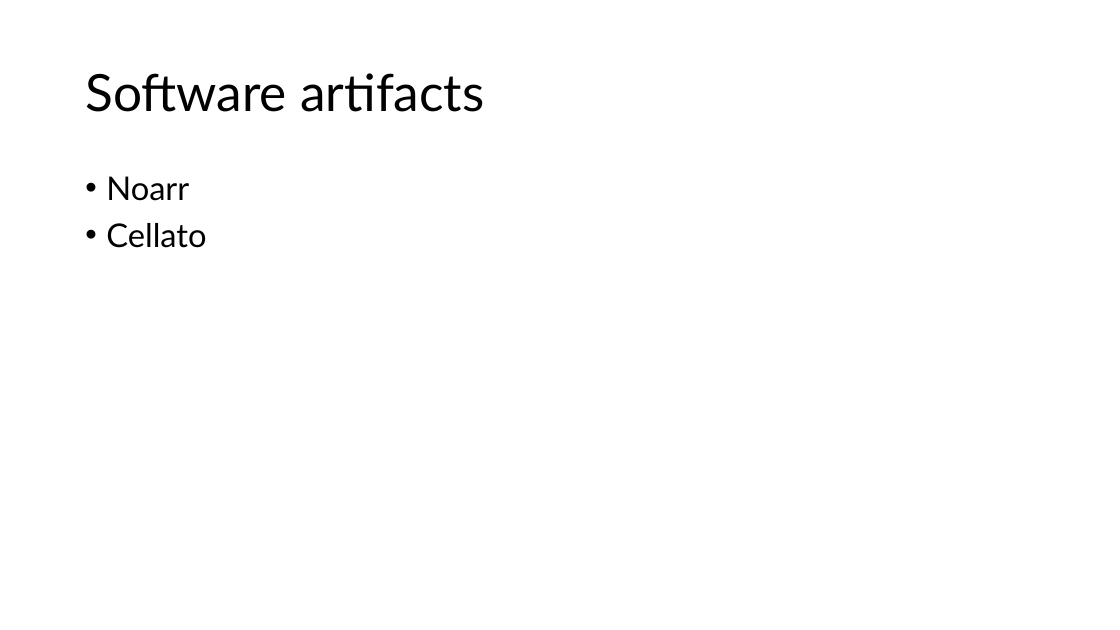
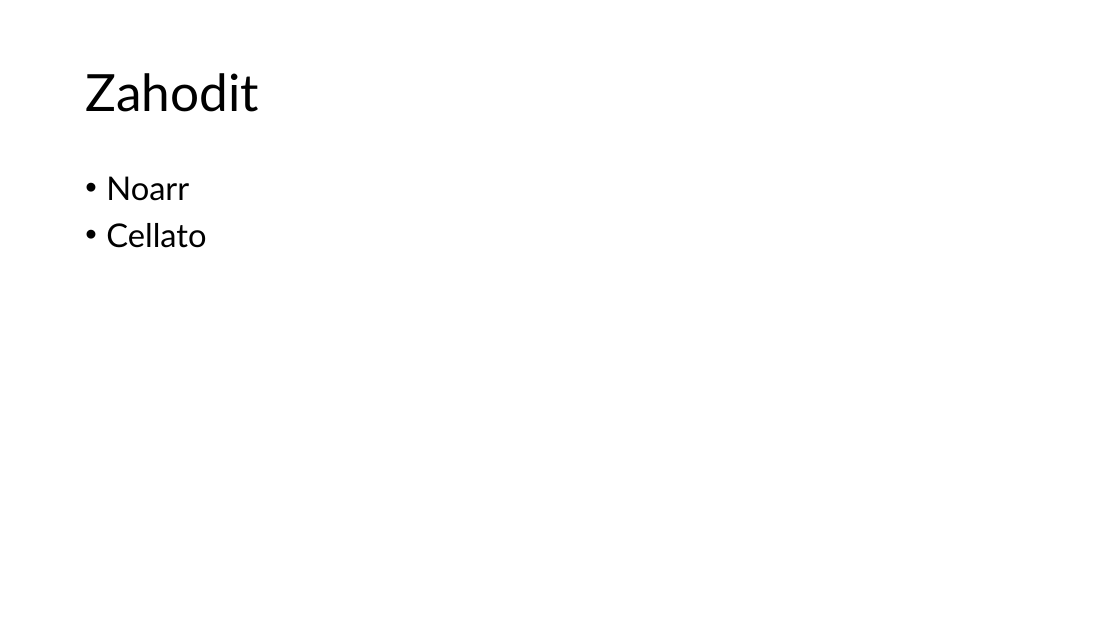
Before and after one commit to jiriklepl/phd-thesis, a slide deck: slide 8 of slides/Optimizing Memory Layouts and Traversal Orders in High-Performance Computing.pptx. Drawn at 1120x630 pixels with LibreOffice and Linux fonts; fonts in the diff are those of the drawing. Boxes give left, top, right and bottom in pixels: in the first picture for what was removed or moved away, otherwise in the second. Text is boxed around its words. In the diff, an @@ line names an element or a change of style, - is before the commit and + after.

```diff
--- a/slides/Optimizing Memory Layouts and Traversal Orders in High-Performance Computing.pptx
+++ b/slides/Optimizing Memory Layouts and Traversal Orders in High-Performance Computing.pptx
@@ title at box(85, 73, 258, 112): text changed @@
-Software artifacts
+Zahodit
```
Also in this commit, not shown: 2 other slides changed, 2 slides added, 1 slide removed.
